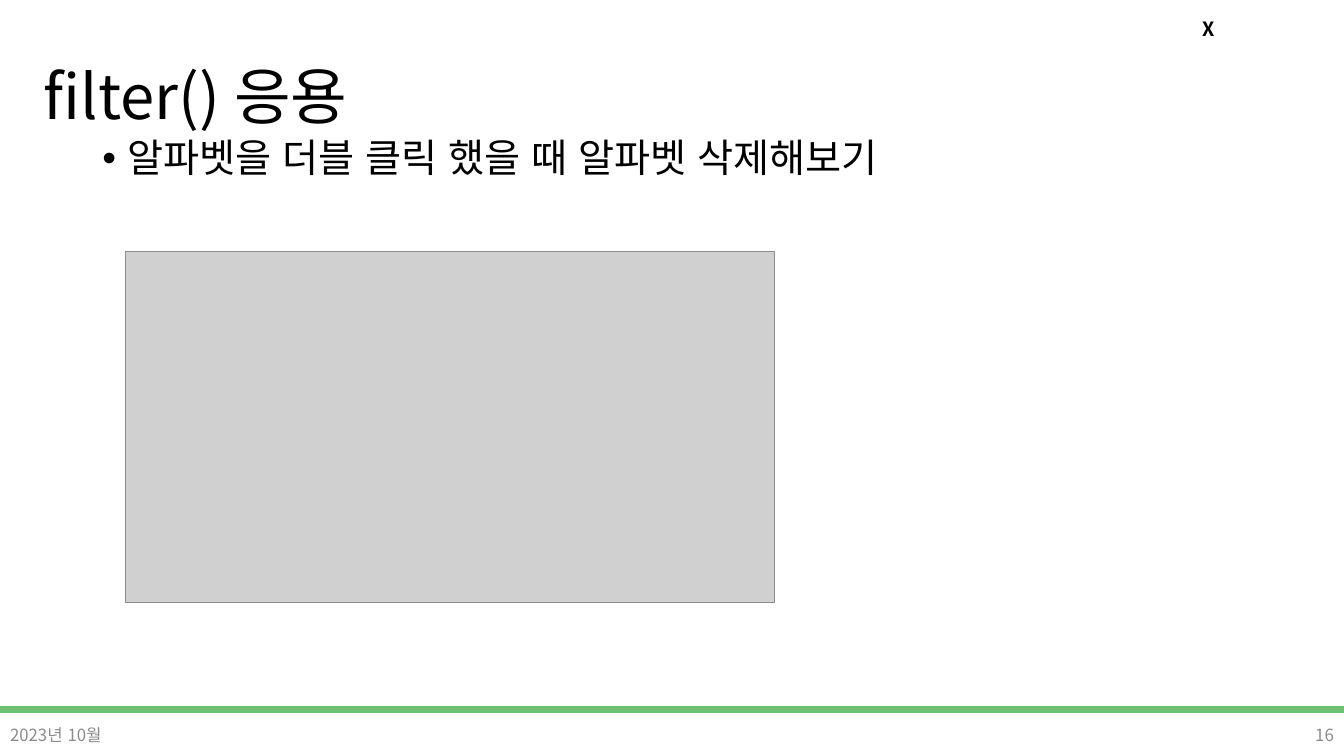
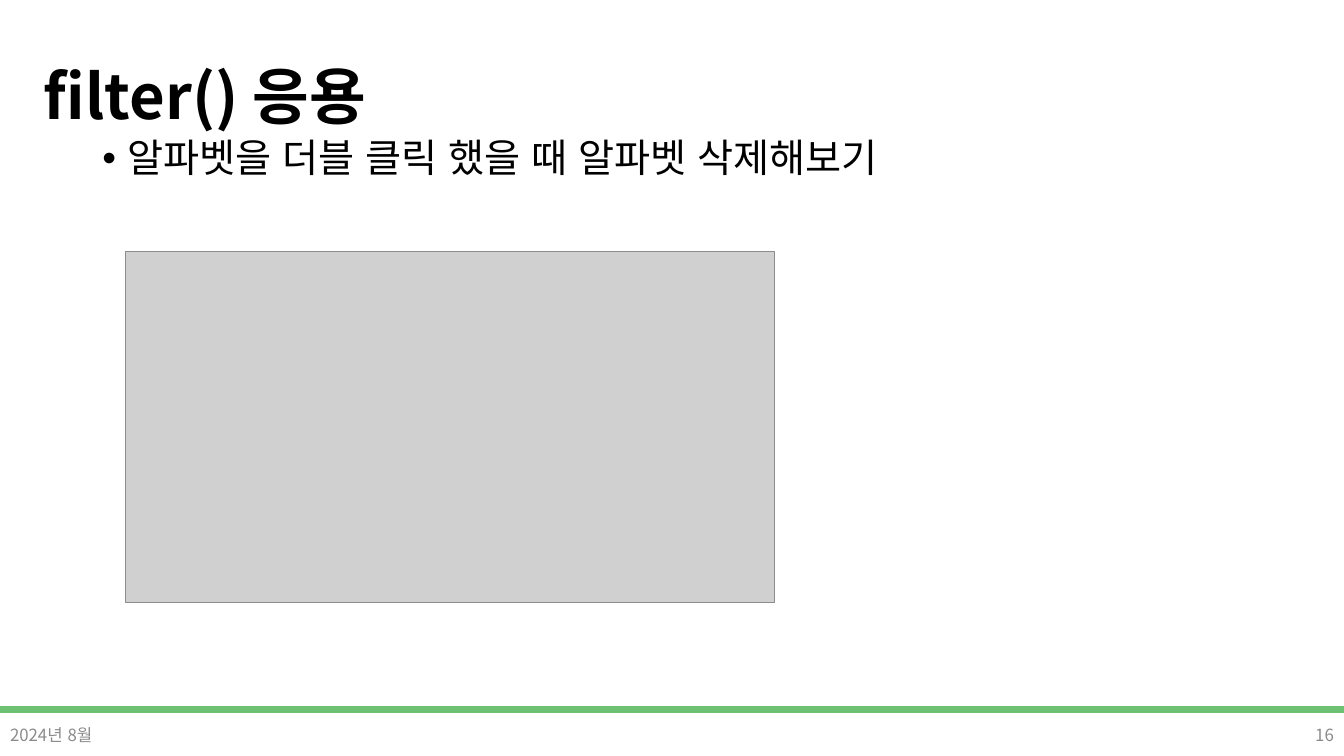
Before and after one commit to DevDamon0527/SeSAC_Yeongdeungpo_Campus_6th, a slide deck: slide 16 of material/[SeSAC_YDP_6] 26_React_map_filter.pptx. Drawn at 1344x756 pixels with LibreOffice and Linux fonts; fonts in the diff are those of the drawing; grey boxes stand for pictures; background and template pictures are left out. Boxes give left, top, right and bottom in pixels: in the first picture for what was removed or moved away, otherwise in the second. Text is boxed around its words. In the diff, an @@ line names an element or a change of style, - is before the commit and + after.

```diff
--- a/material/[SeSAC_YDP_6] 26_React_map_filter.pptx
+++ b/material/[SeSAC_YDP_6] 26_React_map_filter.pptx
@@ title "filter() 응용" at (44,68,366,132): bold on @@
@@ text removed at (1202,21,1214,36) @@
-X
@@ text at (10,727,93,742): text changed @@
-2023년 10월
+2024년 8월
```
Also in this commit, not shown: 16 other slides changed, 1 slide added, 3 slides removed, 4 other files.
